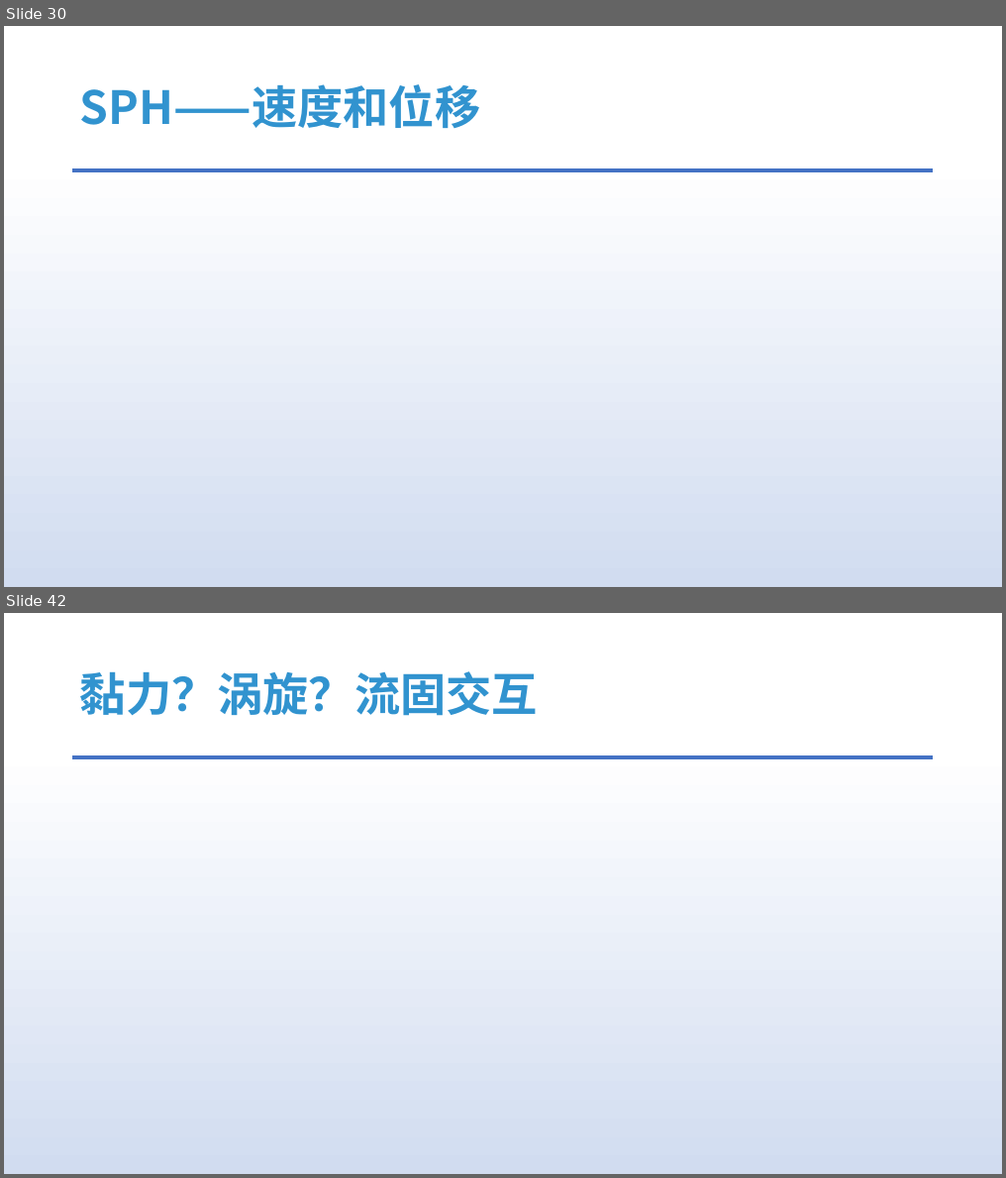
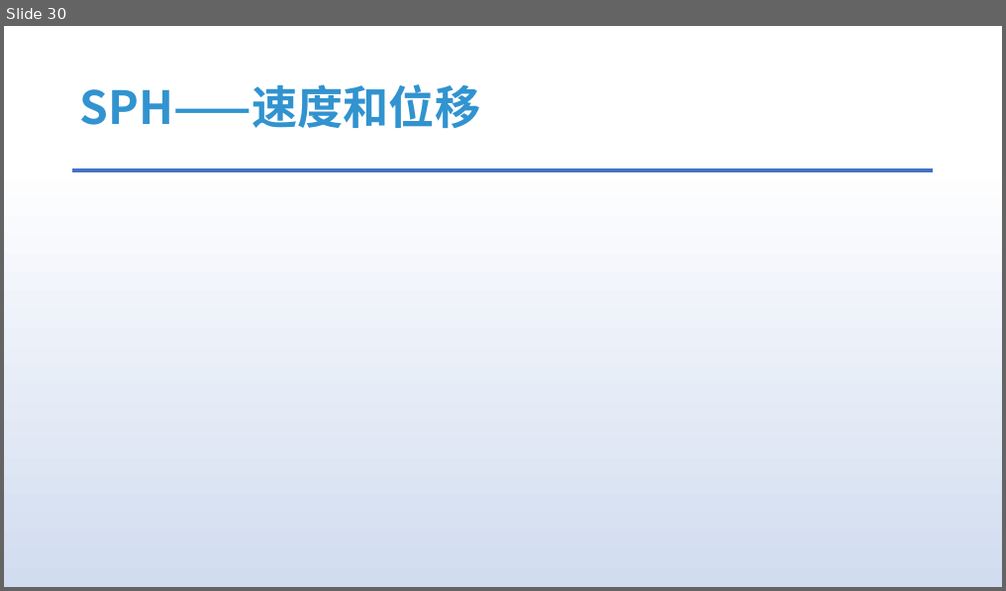
Before and after one commit to answerear/UnityFluid, a slide deck: doc/流体模拟入门分享.pptx. Shown one above the other, each under a label of ours: slides 30 and 42 before the commit, slide 30 after it; the slides between them are not shown. The pictures are 1006x1178 and 1006x591 pixels, drawn with LibreOffice and Linux fonts; fonts in the diff are those of the drawing; grey boxes stand for pictures. Boxes give left, top, right and bottom in pixels: in the first picture for what was removed or moved away, otherwise in the second. Text is boxed around its words. In the diff, an @@ line names an element or a change of style, - is before the commit and + after.

```diff
--- a/doc/流体模拟入门分享.pptx
+++ b/doc/流体模拟入门分享.pptx
@@ slide 42 removed at [4,613,1002,1174], background gradient #FFFFFF to #D1DCF0 to #DAE3F3 to #ABC0E4 to #BECEEA to #C7D5ED; not listed: 1 template element that a slide beside it also shows @@
@@ title removed at [80,671,538,716] @@
-黏力？涡旋？流固交互
```
Also in this commit, not shown: 6 slides changed, 2 slides added, 13 other slides removed.
